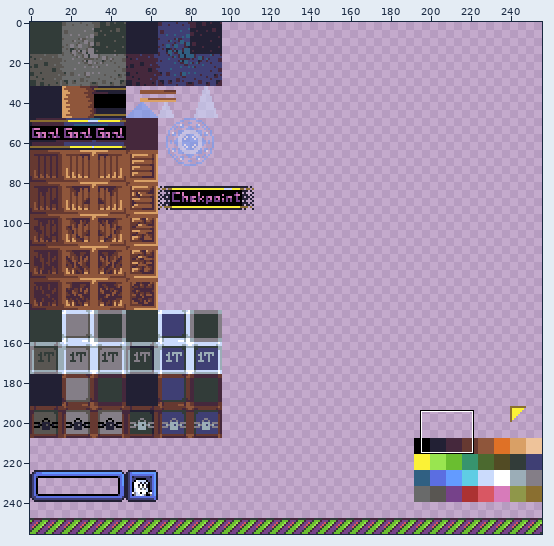
One commit to this sprite sheet: Assets/textures/new-atlas.png. The picture above shows the old version from afar; the outline marks the close-up.
Close-up. As it was:
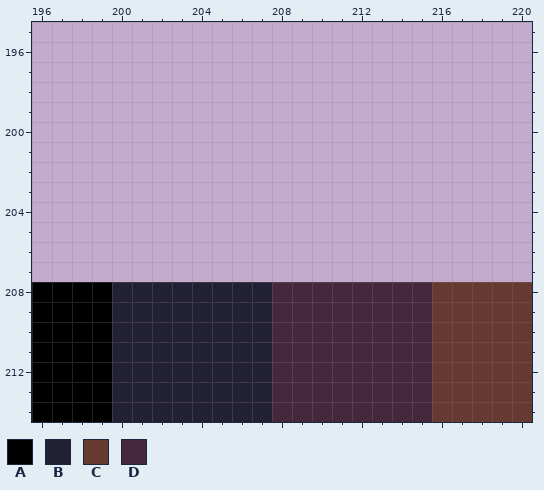
The file is 256x256 pixels. Shown: x 196..220, y 195..214. The commit also changed other parts of the picture, which this record leaves out.
Palette (. is transparent): A #000000  B #222034  C #663931  D #45283c
Pixels before, first column x 196:
208 AAAABBBBBBBBDDDDDDDDCCCCC
209 AAAABBBBBBBBDDDDDDDDCCCCC
210 AAAABBBBBBBBDDDDDDDDCCCCC
211 AAAABBBBBBBBDDDDDDDDCCCCC
212 AAAABBBBBBBBDDDDDDDDCCCCC
213 AAAABBBBBBBBDDDDDDDDCCCCC
214 AAAABBBBBBBBDDDDDDDDCCCCC
The same view after the edit:
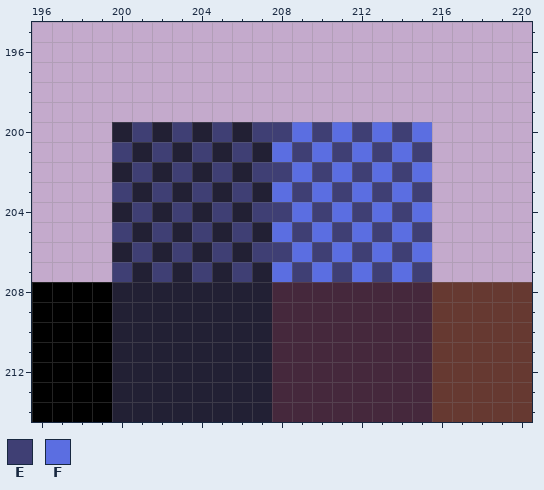
Colours new in this view: E #3f3f74  F #5b6ee1
Change:
There is now colour B in row 200 at x 200, 202, 204 and 206; in row 201 at x 201, 203, 205 and 207; in row 202 at x 200, 202, 204 and 206; in row 203 at x 201, 203, 205 and 207; in row 204 at x 200, 202, 204 and 206; in row 205 at x 201, 203, 205 and 207.
There is now colour B in row 206 at x 200, 202, 204 and 206; in row 207 at x 201, 203, 205 and 207.
There is now colour E in row 200 at x 201, 203, 205, 207 to 208, 210, 212 and 214; in row 201 at x 200, 202, 204, 206, 209, 211, 213 and 215; in row 202 at x 201, 203, 205, 207 to 208, 210, 212 and 214; in row 203 at x 200, 202, 204, 206, 209, 211, 213 and 215; in row 204 at x 201, 203, 205, 207 to 208, 210, 212 and 214; in row 205 at x 200, 202, 204, 206, 209, 211, 213 and 215.
There is now colour E in row 206 at x 201, 203, 205, 207 to 208, 210, 212 and 214; in row 207 at x 200, 202, 204, 206, 209, 211, 213 and 215.
There is now colour F in row 200 at x 209, 211, 213 and 215; in row 201 at x 208, 210, 212 and 214; in row 202 at x 209, 211, 213 and 215; in row 203 at x 208, 210, 212 and 214; in row 204 at x 209, 211, 213 and 215; in row 205 at x 208, 210, 212 and 214.
There is now colour F in row 206 at x 209, 211, 213 and 215; in row 207 at x 208, 210, 212 and 214.
